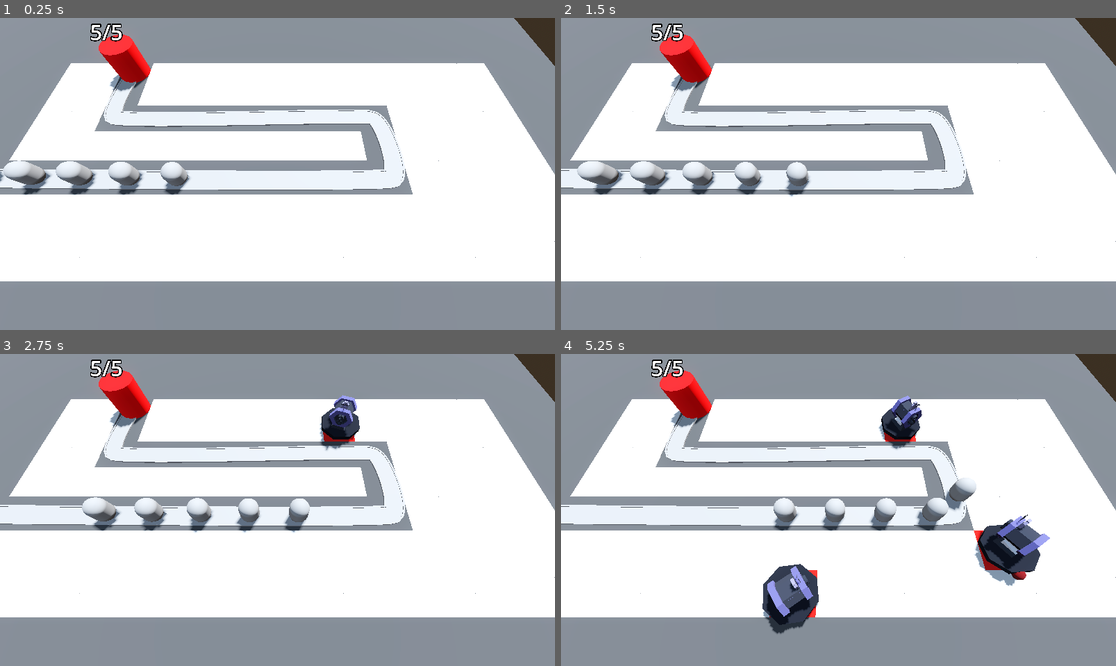
Above: before the commit, frames 1-4 (two rows, left to right).
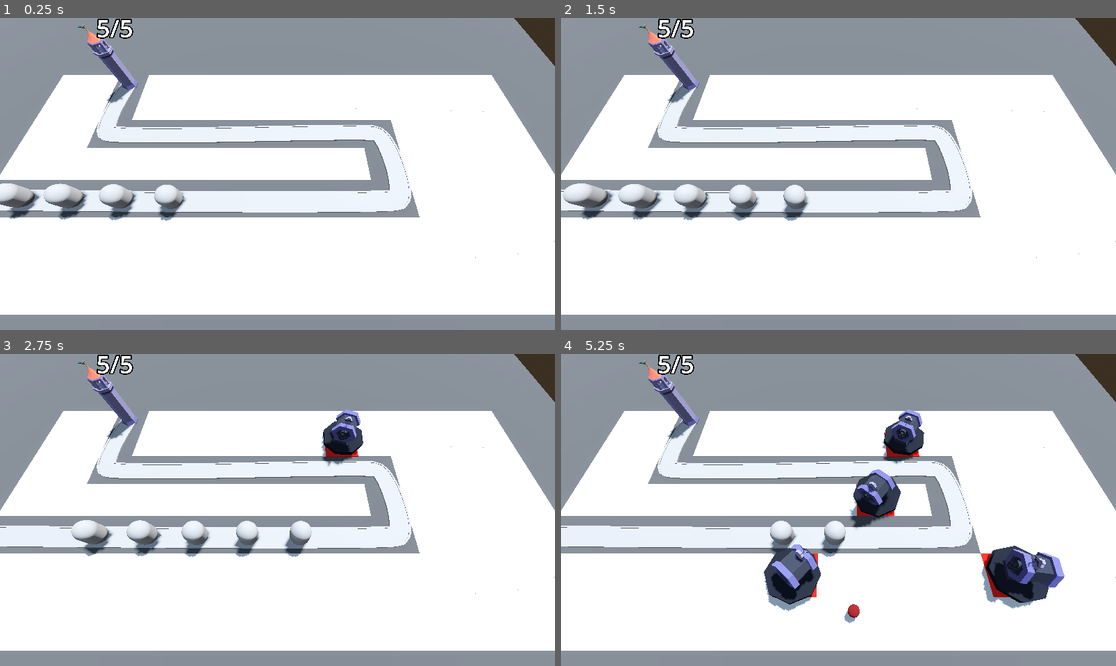
Above: after the commit, the same moments.

Repository: AhmadNasserx/tower-tiles
Game: Godot game, scene res://base_level.tscn
The game is run twice, just before and just after one commit, with the same random seed, the same clock (stepped at 60 frames per second) and the same inputs.
Inputs (mouse positions are in pixels of both pictures, inside the frame that each line leads up to):
- Up to frame 1 (0.25 s): no input
- Up to frame 2 (1.5 s): move the mouse to (960, 158) at 0.52 s; press the mouse at (960, 158) at 0.53 s; move the mouse to (727, 189) at 1.27 s; release the mouse at (727, 189) at 1.28 s; click (727, 189) at 1.35 s
- Up to frame 3 (2.75 s): move the mouse to (333, 441) at 2.02 s; press the mouse at (333, 441) at 2.03 s
- Up to frame 4 (5.25 s): move the mouse to (810, 572) at 2.77 s; release the mouse at (810, 572) at 2.78 s; click (810, 572) at 2.85 s; move the mouse to (1005, 556) at 3.52 s; press the mouse at (1005, 556) at 3.53 s; move the mouse to (672, 463) at 4.27 s; release the mouse at (672, 463) at 4.28 s; click (672, 463) at 4.35 s; move the mouse to (866, 510) at 5.02 s; press the mouse at (866, 510) at 5.03 s

The runs differ from the first frame. In frame 1, 28% of the frame differs, in the area x 0-100%, y 0-96%; in frame 2, 28%; in frame 3, 28%; in frame 4, 33%.

Commit message:
Damaging enemies

Diff:
--- a/Base/base.tscn
+++ b/Base/base.tscn
@@ -1,6 +1,7 @@
-[gd_scene load_steps=3 format=3 uid="uid://bwxx5epslm34k"]
+[gd_scene load_steps=4 format=3 uid="uid://bwxx5epslm34k"]
 
 [ext_resource type="Script" path="res://Base/base.gd" id="1_htor5"]
+[ext_resource type="PackedScene" uid="uid://crisr8irutf5t" path="res://Tower/tower.tscn" id="2_dle8m"]
 
 [sub_resource type="StandardMaterial3D" id="StandardMaterial3D_bkne1"]
 albedo_color = Color(1, 0, 0, 1)
@@ -11,14 +12,17 @@
 
 [node name="CSGCylinder3D" type="CSGCylinder3D" parent="."]
 transform = Transform3D(1, 0, 0, 0, 1, 0, 0, 0, 1, 0, 2, 0)
+visible = false
 radius = 2.0
 height = 4.0
 sides = 32
 material = SubResource("StandardMaterial3D_bkne1")
 
 [node name="Label3D" type="Label3D" parent="."]
-transform = Transform3D(1, 0, 0, 0, 1, 0, 0, 0, 1, 0, 5.5, 0)
+transform = Transform3D(1, 0, 0, 0, 1, 0, 0, 0, 1, 3.06529, 7.26035, 0)
 billboard = 1
 text = "Starting Health"
 font_size = 500
 outline_size = 100
+
+[node name="Tower" parent="." instance=ExtResource("2_dle8m")]
--- a/Enemy/enemy.gd
+++ b/Enemy/enemy.gd
@@ -1,12 +1,22 @@
 extends PathFollow3D
 
 @export var speed: float = 5
+@export var max_health:= 50
 
 @onready var base = get_tree().get_first_node_in_group("base")
+
+var current_health: int:
+	set(health_in):
+		current_health = health_in
+		if current_health < 1:
+			queue_free()
+
+func _ready() -> void:
+	current_health = max_health
 
 # Called every frame. 'delta' is the elapsed time since the previous frame.
 func _process(delta: float) -> void:
 	progress += speed*delta
 	if progress_ratio >= 0.97:
 		base.take_damage()
-		queue_free()
+		set_process(false)
--- a/Enemy/enemy.tscn
+++ b/Enemy/enemy.tscn
@@ -1,8 +1,12 @@
-[gd_scene load_steps=3 format=3 uid="uid://dme6fed7i15f8"]
+[gd_scene load_steps=4 format=3 uid="uid://dme6fed7i15f8"]
 
 [ext_resource type="Script" path="res://Enemy/enemy.gd" id="1_ehrti"]
 
 [sub_resource type="CapsuleMesh" id="CapsuleMesh_dog67"]
+radius = 1.0
+height = 3.0
+
+[sub_resource type="CapsuleShape3D" id="CapsuleShape3D_wjkiw"]
 radius = 1.0
 height = 3.0
 
@@ -13,3 +17,9 @@
 [node name="MeshInstance3D" type="MeshInstance3D" parent="."]
 transform = Transform3D(1, 0, 0, 0, 1, 0, 0, 0, 1, 0, 1.5, 0)
 mesh = SubResource("CapsuleMesh_dog67")
+
+[node name="EnemyArea3D" type="Area3D" parent="." groups=["enemy_area"]]
+
+[node name="CollisionShape3D" type="CollisionShape3D" parent="EnemyArea3D"]
+transform = Transform3D(1, 0, 0, 0, 1, 0, 0, 0, 1, 0, 1.5, 0)
+shape = SubResource("CapsuleShape3D_wjkiw")
--- a/RayPickerCamera/ray_picker_camera.tscn
+++ b/RayPickerCamera/ray_picker_camera.tscn
@@ -3,7 +3,7 @@
 [ext_resource type="Script" path="res://RayPickerCamera/ray_picker_camera.gd" id="1_ic6va"]
 
 [node name="RayPickerCamera" type="Camera3D"]
-transform = Transform3D(1, 0, 0, 0, 0.422618, 0.906308, 0, -0.906308, 0.422618, 10, 20, 15)
+transform = Transform3D(1, 0, 0, 0, 0.422618, 0.906308, 0, -0.906308, 0.422618, 10, 20, 14.6572)
 script = ExtResource("1_ic6va")
 
 [node name="RayCast3D" type="RayCast3D" parent="."]
--- a/Turret/projectile.gd
+++ b/Turret/projectile.gd
@@ -10,3 +10,8 @@
 
 func _on_timer_timeout() -> void:
 	queue_free()
+
+
+func _on_area_entered(area: Area3D) -> void:
+	if area.is_in_group("enemy_area"):
+		area.get_parent().current_health -= 25
--- a/Turret/projectile.tscn
+++ b/Turret/projectile.tscn
@@ -25,4 +25,5 @@
 one_shot = true
 autostart = true
 
+[connection signal="area_entered" from="." to="." method="_on_area_entered"]
 [connection signal="timeout" from="Timer" to="." method="_on_timer_timeout"]
--- a/base_level.tscn
+++ b/base_level.tscn
@@ -45,6 +45,7 @@
 material = SubResource("StandardMaterial3D_mewc3")
 
 [node name="RayPickerCamera" parent="." node_paths=PackedStringArray("gridmap", "turret_manager") instance=ExtResource("1_k1os8")]
+transform = Transform3D(1, 0, 0, 0, 0.422618, 0.906308, 0, -0.906308, 0.422618, 10, 20, 12.6102)
 gridmap = NodePath("../GridMap")
 turret_manager = NodePath("../TurretManager")
 
@@ -100,10 +101,10 @@
 path_joined = false
 
 [node name="Enemy" parent="Path3D" instance=ExtResource("2_h8q3e")]
-transform = Transform3D(-0.000279825, 0, -0.999989, 0, 1, 0, 0.999989, 0, -0.000279825, -21.4975, 0, 6.19894)
+transform = Transform3D(-0.000279825, 0, -0.999988, 0, 1, 0, 0.999988, 0, -0.000279825, -21.4975, 0, 6.19894)
 
 [node name="Enemy2" parent="Path3D" instance=ExtResource("2_h8q3e")]
-transform = Transform3D(-0.0107291, 0, -0.999931, 0, 1, 0, 0.999931, 0, -0.0107291, -16.4981, 0, 6.25586)
+transform = Transform3D(-0.0107291, 0, -0.99993, 0, 1, 0, 0.99993, 0, -0.0107291, -16.4981, 0, 6.25586)
 progress = 5.0
 
 [node name="Enemy3" parent="Path3D" instance=ExtResource("2_h8q3e")]
@@ -111,11 +112,11 @@
 progress = 10.0
 
 [node name="Enemy4" parent="Path3D" instance=ExtResource("2_h8q3e")]
-transform = Transform3D(-0.00830611, 0, -0.999954, 0, 1, 0, 0.999954, 0, -0.00830611, -6.4983, 0, 6.35141)
+transform = Transform3D(-0.00830611, 0, -0.999953, 0, 1, 0, 0.999953, 0, -0.00830611, -6.4983, 0, 6.35141)
 progress = 15.0
 
 [node name="Enemy5" parent="Path3D" instance=ExtResource("2_h8q3e")]
-transform = Transform3D(-0.00677231, 0, -0.999965, 0, 1, 0, 0.999965, 0, -0.00677231, -1.49843, 0, 6.38925)
+transform = Transform3D(-0.00677231, 0, -0.999964, 0, 1, 0, 0.999964, 0, -0.00677231, -1.49843, 0, 6.38925)
 progress = 20.0
 
 [node name="Base" parent="." instance=ExtResource("3_qfv6b")]
